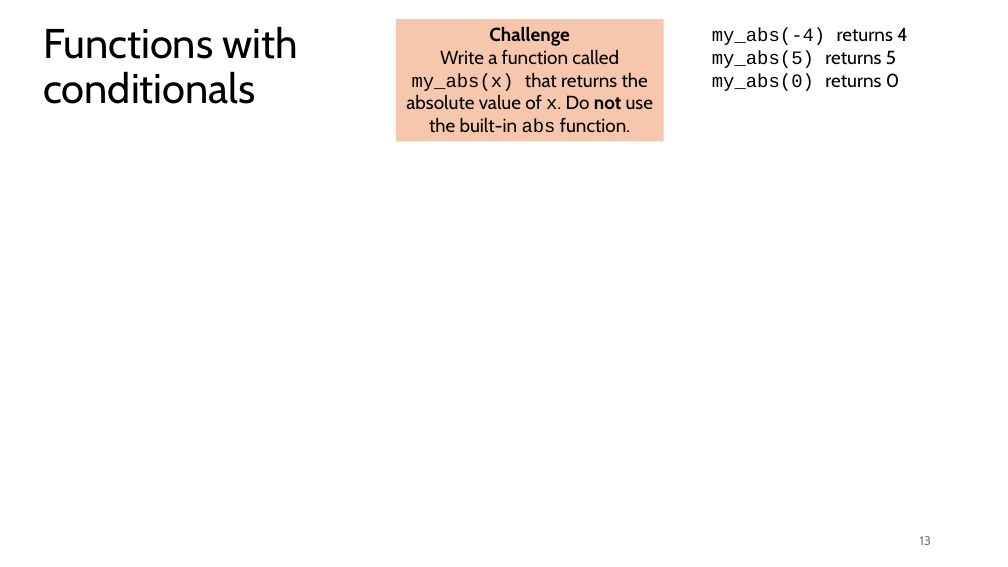
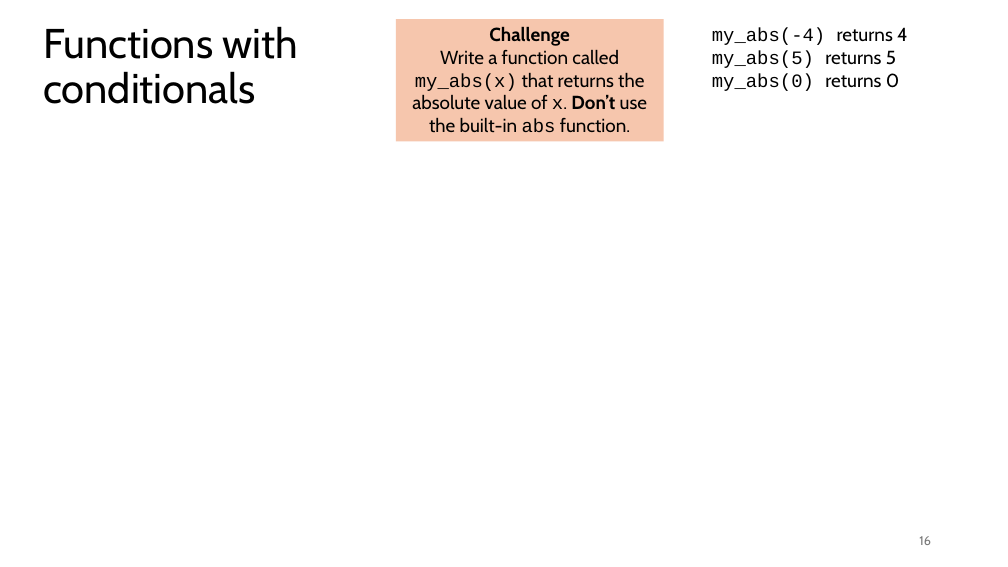
Before and after one commit to tjd1234/cmpt120spring2026, a slide deck: slide 16 of lecture_notes/chapter6/chapter6.pptx (slide 13 before the commit). Drawn at 1008x567 pixels with LibreOffice and Linux fonts; fonts in the diff are those of the drawing. Boxes give left, top, right and bottom in pixels: in the first picture for what was removed or moved away, otherwise in the second. Text is boxed around its words. In the diff, an @@ line names an element or a change of style, - is before the commit and + after.

```diff
--- a/lecture_notes/chapter6/chapter6.pptx
+++ b/lecture_notes/chapter6/chapter6.pptx
@@ text in rectangle at (x1=412, y1=26, x2=647, y2=133): text changed @@
-Challenge
-Write a function called my_abs(x) that returns the absolute value of x. Do not use the built-in abs function.
+Challenge
+Write a function called my_abs(x) that returns the absolute value of x. Don’t use the built-in abs function.
@@ page number at (x1=919, y1=536, x2=931, y2=545): text changed @@
-13
+16
```
Also in this commit, not shown: 15 other slides changed, 4 slides added, 4 slides removed, 2 other files.
